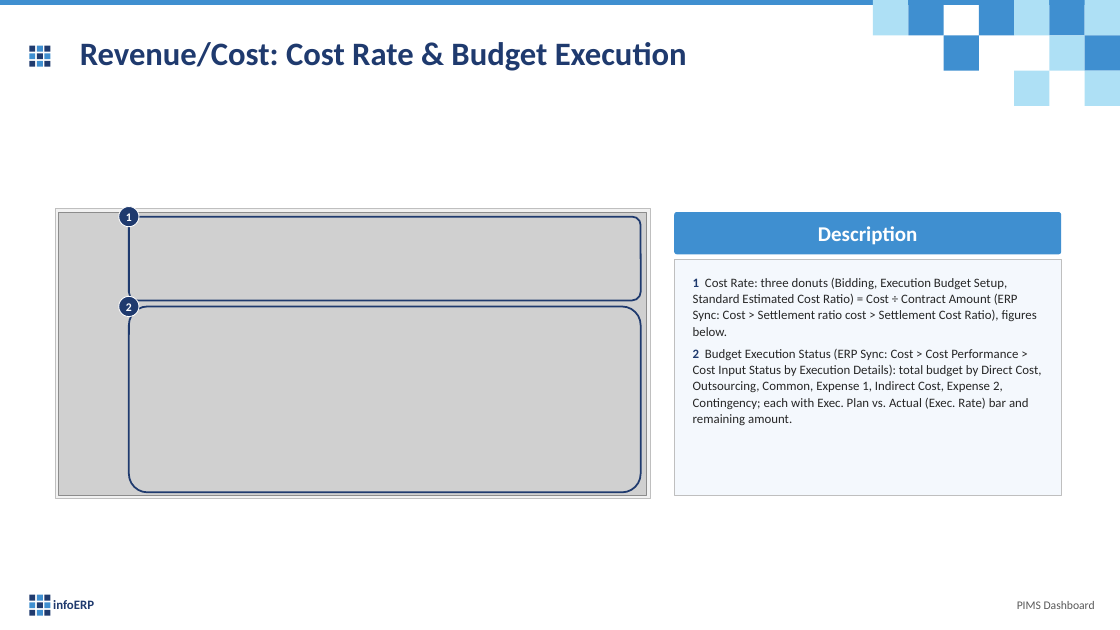
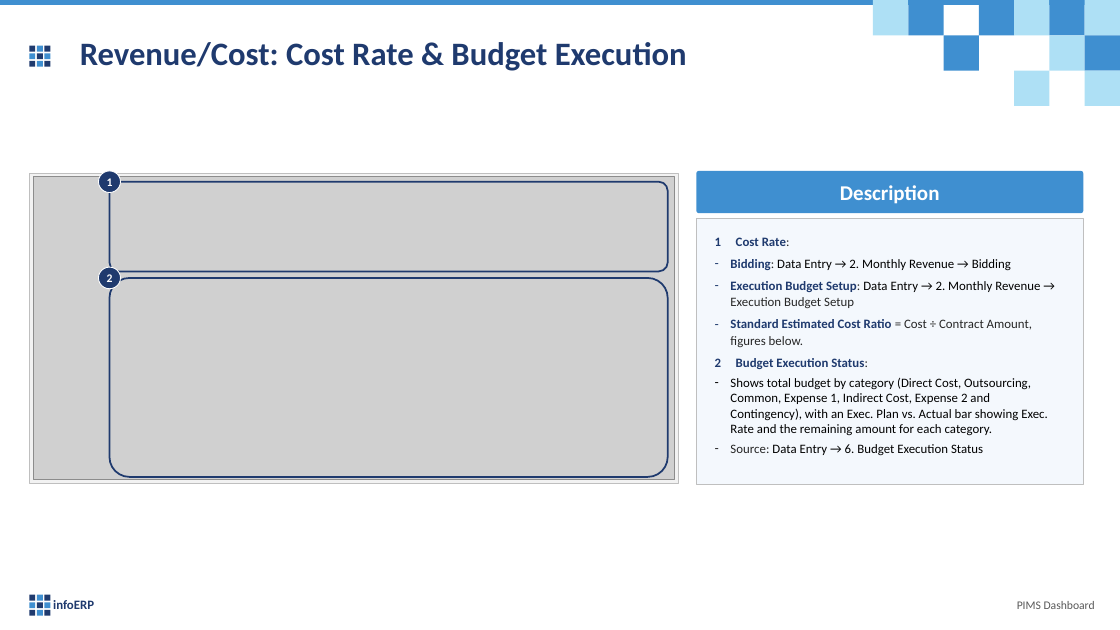
Before and after one commit to truongCLT/PIMS-DASHBOARD, a slide deck: slide 18 of docs/PIMS_Dashboard_User_Guide_Condensed.pptx (slide 16 before the commit). Drawn at 1120x630 pixels with LibreOffice and Linux fonts; fonts in the diff are those of the drawing; grey boxes stand for pictures. Boxes give left, top, right and bottom in pixels: in the first picture for what was removed or moved away, otherwise in the second. Text is boxed around its words. In the diff, an @@ line names an element or a change of style, - is before the commit and + after.

```diff
--- a/docs/PIMS_Dashboard_User_Guide_Condensed.pptx
+++ b/docs/PIMS_Dashboard_User_Guide_Condensed.pptx
@@ rectangle: place and size @@
-rectangle at [55,208,650,498]
+rectangle at [29,173,678,483]
@@ picture: place and size @@
-picture at [59,212,647,495]
+picture at [33,177,674,481]
@@ ellipse "1": place and size @@
-ellipse "1" at [118,207,139,227]
+ellipse "1" at [98,171,120,193]
@@ rounded rectangle "Description": place and size @@
-rounded rectangle "Description" at [675,212,1062,254]
+rounded rectangle "Description" at [697,171,1084,213]
@@ rounded rectangle: place and size @@
-rounded rectangle at [129,217,640,301]
+rounded rectangle at [109,181,668,271]
@@ rectangle: place and size @@
-rectangle at [675,260,1062,495]
+rectangle at [697,218,1084,485]
@@ text at [730,237,1048,456]: text changed; text colour #262626 to #000000 @@
-1 Cost Rate: three donuts (Bidding, Execution Budget Setup, Standard Estimated Cost Ratio) = Cost ÷ Contract Amount (ERP Sync: Cost > Settlement ratio cost > Settlement Cost Ratio), figures below.
-2 Budget Execution Status (ERP Sync: Cost > Cost Performance > Cost Input Status by Execution Details): total budget by Direct Cost, Outsourcing, Common, Expense 1, Indirect Cost, Expense 2, Contingency; each with Exec. Plan vs. Actual (Exec. Rate) bar and remaining amount.
+1 Cost Rate:
+– Bidding: Data Entry → 2. Monthly Revenue → Bidding
+– Execution Budget Setup: Data Entry → 2. Monthly Revenue → Execution Budget Setup
+– Standard Estimated Cost Ratio = Cost ÷ Contract Amount, figures below.
+2 Budget Execution Status:
+– Shows total budget by category (Direct Cost, Outsourcing, Common, Expense 1, Indirect Cost, Expense 2 and Contingency), with an Exec. Plan vs. Actual bar showing Exec. Rate and the remaining amount for each category.
+– Source: Data Entry → 6. Budget Execution Status
@@ ellipse "2": place and size @@
-ellipse "2" at [118,297,139,317]
+ellipse "2" at [98,267,120,289]
@@ rounded rectangle: place and size @@
-rounded rectangle at [129,307,640,492]
+rounded rectangle at [109,278,668,477]
```
Also in this commit, not shown: 36 other slides changed, 4 slides added, 1 slide removed, 7 other files.
